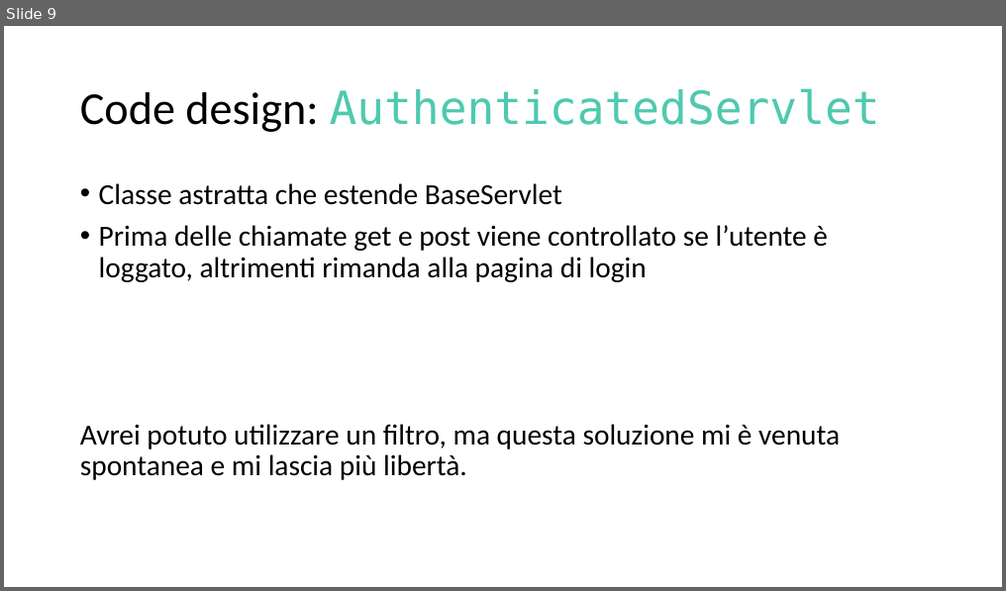
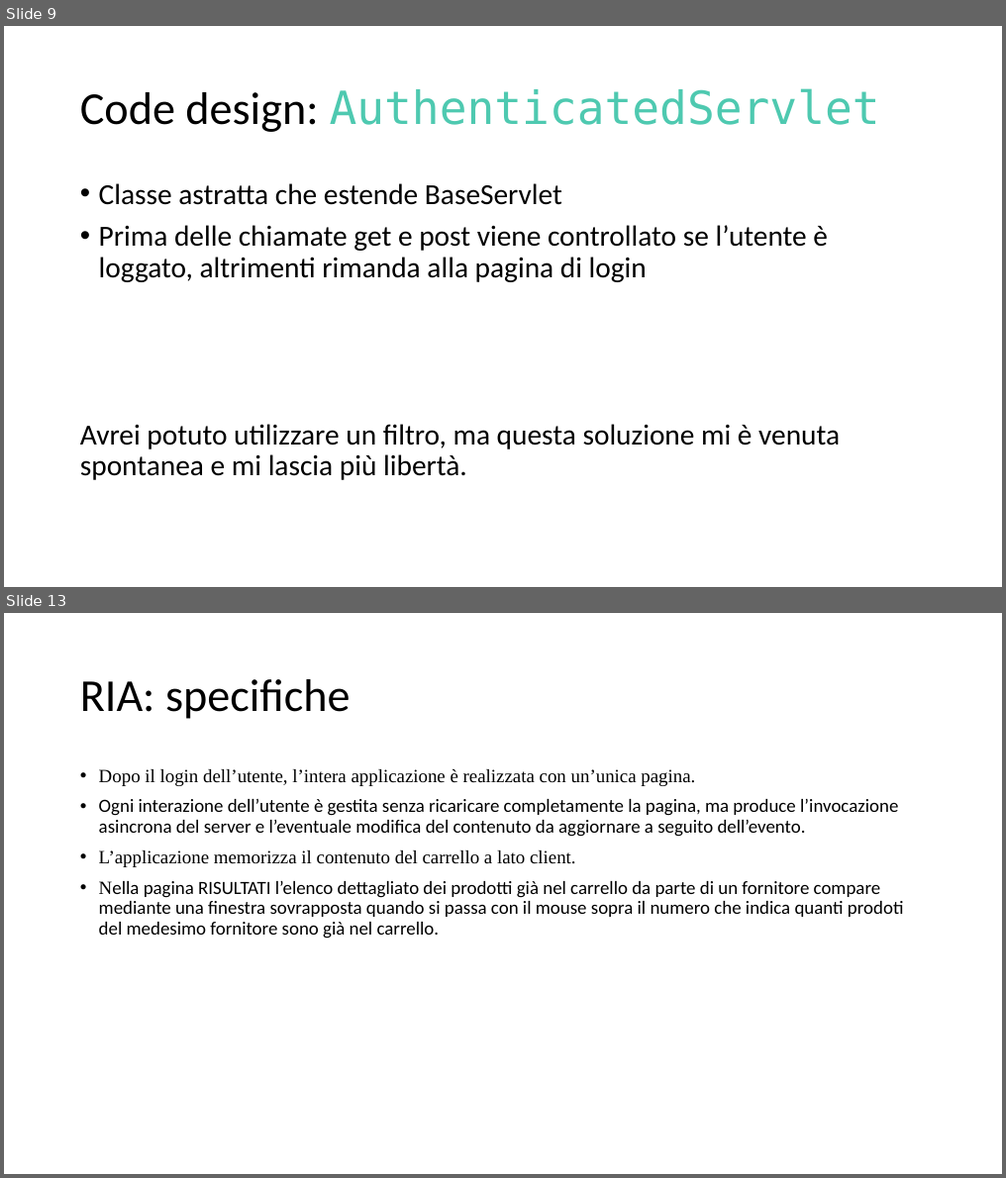
Before and after one commit to MirkoAndena/ECommerce, a slide deck: Documents/ECommerce.pptx. Shown one above the other, each under a label of ours: slide 9 before the commit, slides 9 and 13 after it; the slides between them are not shown. The pictures are 1006x591 and 1006x1178 pixels, drawn with LibreOffice and Linux fonts; fonts in the diff are those of the drawing. Boxes give left, top, right and bottom in pixels: in the first picture for what was removed or moved away, otherwise in the second. Text is boxed around its words. In the diff, an @@ line names an element or a change of style, - is before the commit and + after.

```diff
--- a/Documents/ECommerce.pptx
+++ b/Documents/ECommerce.pptx
@@ slide 13 added at (4,613,1002,1174), background #FFFFFF @@
@@ title added at (80,679,350,719), 44 pt, text #000000 @@
+RIA: specifiche
@@ text added at (99,769,904,939), 18 pt, text #000000 @@
+• Dopo il login dell’utente, l’intera applicazione è realizzata con un’unica pagina.
+• Ogni interazione dell’utente è gestita senza ricaricare completamente la pagina, ma produce l’invocazione asincrona del server e l’eventuale modifica del contenuto da aggiornare a seguito dell’evento.
+• L’applicazione memorizza il contenuto del carrello a lato client.
+• Nella pagina RISULTATI l’elenco dettagliato dei prodotti già nel carrello da parte di un fornitore compare mediante una finestra sovrapposta quando si passa con il mouse sopra il numero che indica quanti prodoti del medesimo fornitore sono già nel carrello.
```
Also in this commit, not shown: 3 slides changed, 5 other slides added, 6 other files.
